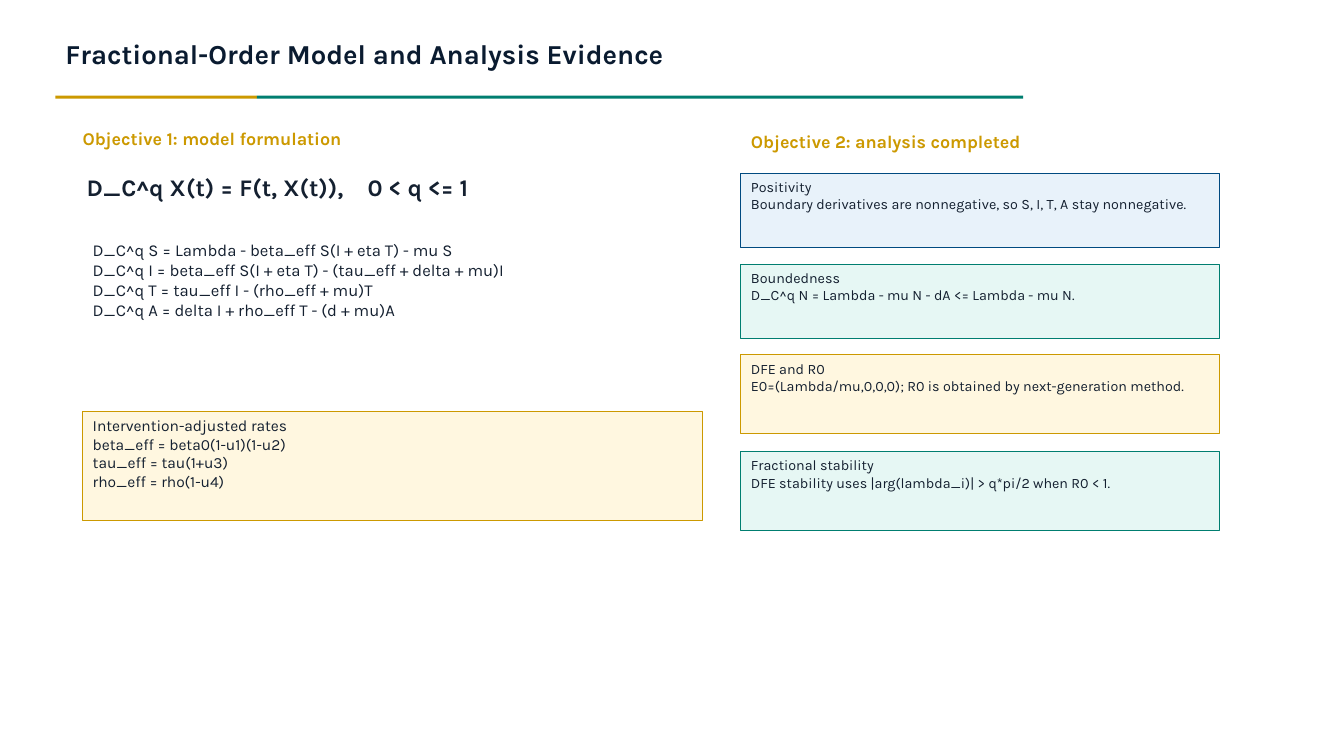
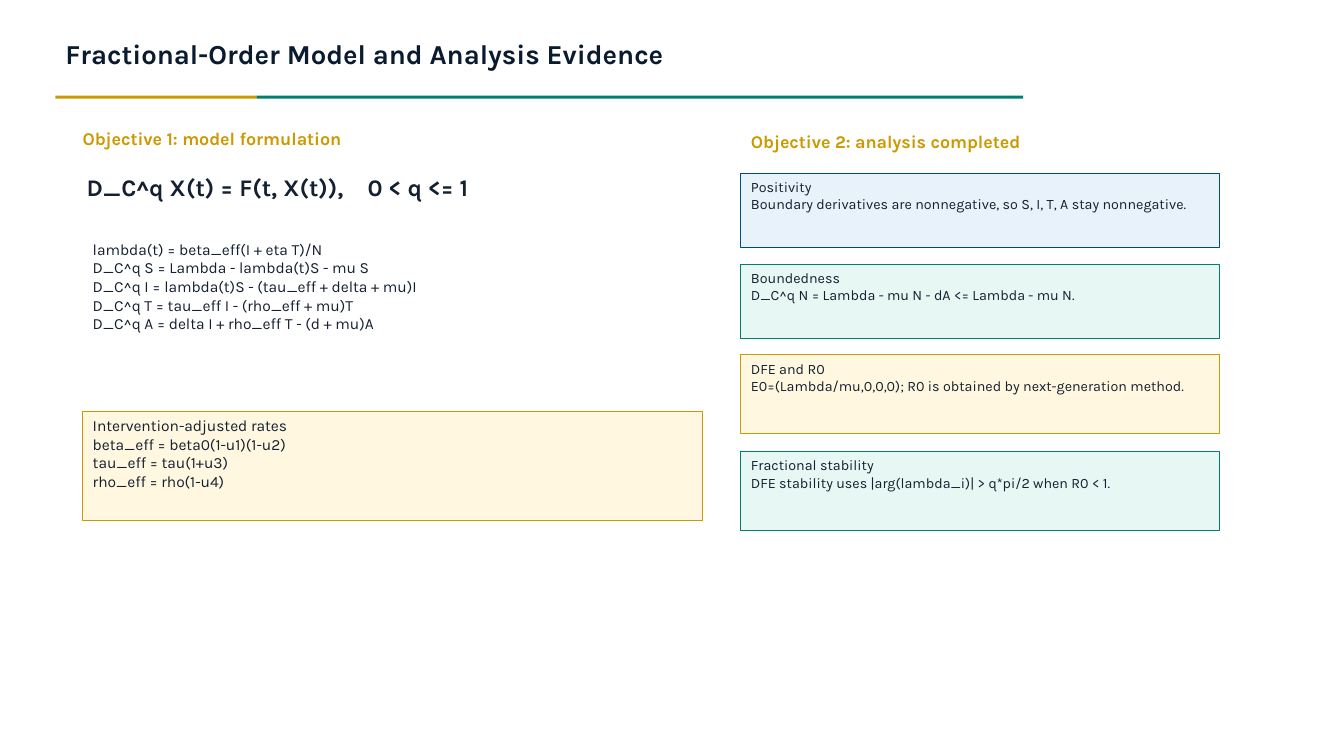
Before and after one commit to Lambert-01/HIV-MODEL, a slide deck: slide 6 of presentation/FracHIV_SITA_Presentation.pptx. Drawn at 1344x756 pixels with LibreOffice and Linux fonts; fonts in the diff are those of the drawing. Boxes give left, top, right and bottom in pixels: in the first picture for what was removed or moved away, otherwise in the second. Text is boxed around its words. In the diff, an @@ line names an element or a change of style, - is before the commit and + after.

```diff
--- a/presentation/FracHIV_SITA_Presentation.pptx
+++ b/presentation/FracHIV_SITA_Presentation.pptx
@@ text at (x1=93, y1=243, x2=417, y2=296): text changed; size 11.9 to 11.1 pt @@
-D_C^q S = Lambda - beta_eff S(I + eta T) - mu S
-D_C^q I = beta_eff S(I + eta T) - (tau_eff + delta + mu)I
+lambda(t) = beta_eff(I + eta T)/N
+D_C^q S = Lambda - lambda(t)S - mu S
+D_C^q I = lambda(t)S - (tau_eff + delta + mu)I
@@ text at (x1=93, y1=300, x2=373, y2=333): size 11.9 to 11.1 pt in "D_C^q T = tau_eff I - (rho_eff ...", "D_C^q A = delta I + rho_eff ..." @@
```
Also in this commit, not shown: 9 other files.
